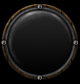
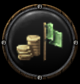
Revision of a layered 80x84 image; what changed, layer by layer:
added layer "Layer 2" above "Layer 1" over [left=16, top=22, right=64, bottom=62]
